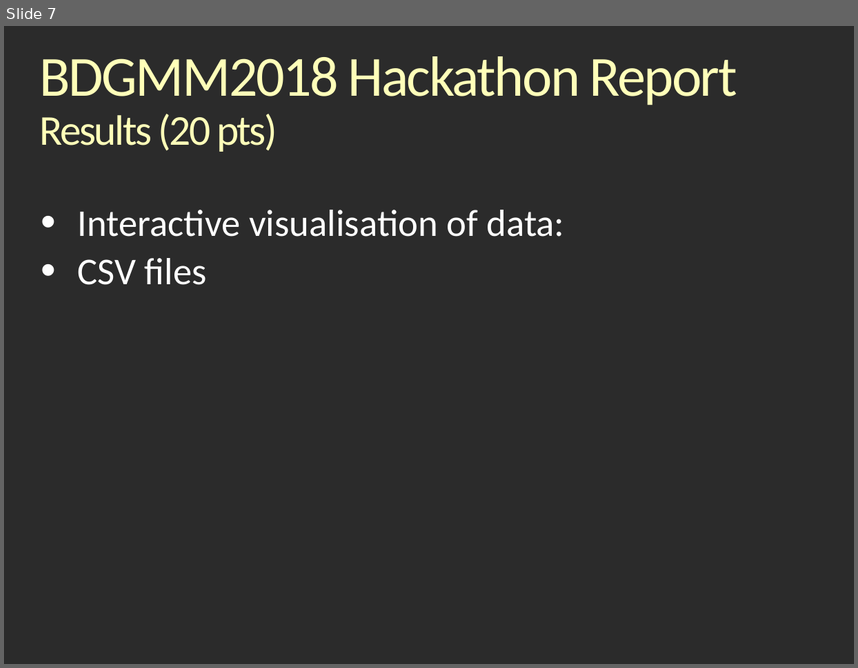
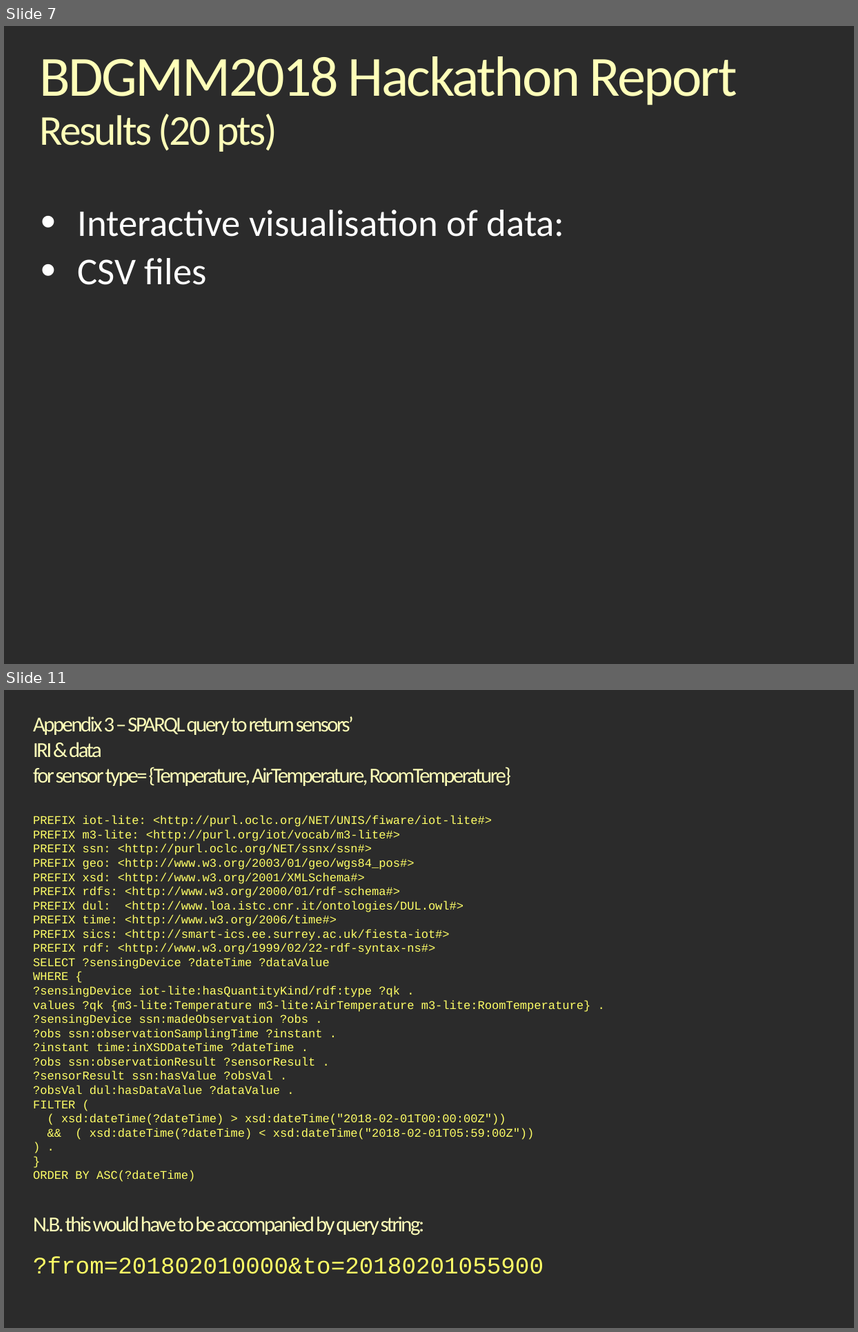
Before and after one commit to rjaduthie/bdgmm-hackathon-berlin-2018, a slide deck: BDMM18_Hackathonv_Report_Linuxy.odp. Shown one above the other, each under a label of ours: slide 7 before the commit, slides 7 and 11 after it; the slides between them are not shown. The pictures are 858x668 and 858x1332 pixels, drawn with LibreOffice and Linux fonts; fonts in the diff are those of the drawing; background and template pictures are left out; a plain dark background stands for a picture behind light text. Boxes give left, top, right and bottom in pixels: in the first picture for what was removed or moved away, otherwise in the second. Text is boxed around its words. In the diff, an @@ line names an element or a change of style, - is before the commit and + after.

```diff
--- a/BDMM18_Hackathonv_Report_Linuxy.odp
+++ b/BDMM18_Hackathonv_Report_Linuxy.odp
@@ slide 11 added at bbox=[4, 690, 854, 1328], background picture (left out) @@
@@ text added at bbox=[33, 716, 591, 1235], 10 pt, text #FFFF66 @@
+Appendix 3 – SPARQL query to return sensors’
+IRI & data
+for sensor type= {Temperature, AirTemperature, RoomTemperature}
+PREFIX iot-lite: <http://purl.oclc.org/NET/UNIS/fiware/iot-lite#>
+PREFIX m3-lite: <http://purl.org/iot/vocab/m3-lite#>
+PREFIX ssn: <http://purl.oclc.org/NET/ssnx/ssn#>
+PREFIX geo: <http://www.w3.org/2003/01/geo/wgs84_pos#>
+PREFIX xsd: <http://www.w3.org/2001/XMLSchema#>
+PREFIX rdfs: <http://www.w3.org/2000/01/rdf-schema#>
+PREFIX dul: <http://www.loa.istc.cnr.it/ontologies/DUL.owl#>
+PREFIX time: <http://www.w3.org/2006/time#>
+PREFIX sics: <http://smart-ics.ee.surrey.ac.uk/fiesta-iot#>
+PREFIX rdf: <http://www.w3.org/1999/02/22-rdf-syntax-ns#>
+SELECT ?sensingDevice ?dateTime ?dataValue
+WHERE {
+?sensingDevice iot-lite:hasQuantityKind/rdf:type ?qk .
+values ?qk {m3-lite:Temperature m3-lite:AirTemperature m3-lite:RoomTemperature} .
+?sensingDevice ssn:madeObservation ?obs .
+?obs ssn:observationSamplingTime ?instant .
+?instant time:inXSDDateTime ?dateTime .
+?obs ssn:observationResult ?sensorResult .
+?sensorResult ssn:hasValue ?obsVal .
+?obsVal dul:hasDataValue ?dataValue .
+FILTER (
+( xsd:dateTime(?dateTime) > xsd:dateTime("2018-02-01T00:00:00Z"))
+&& ( xsd:dateTime(?dateTime) < xsd:dateTime("2018-02-01T05:59:00Z"))
+) .
+}
+ORDER BY ASC(?dateTime)
+N.B. this would have to be accompanied by query string:
+?from=201802010000&to=20180201055900
```
Also in this commit, not shown: 1 slide changed, 3 other slides added.
